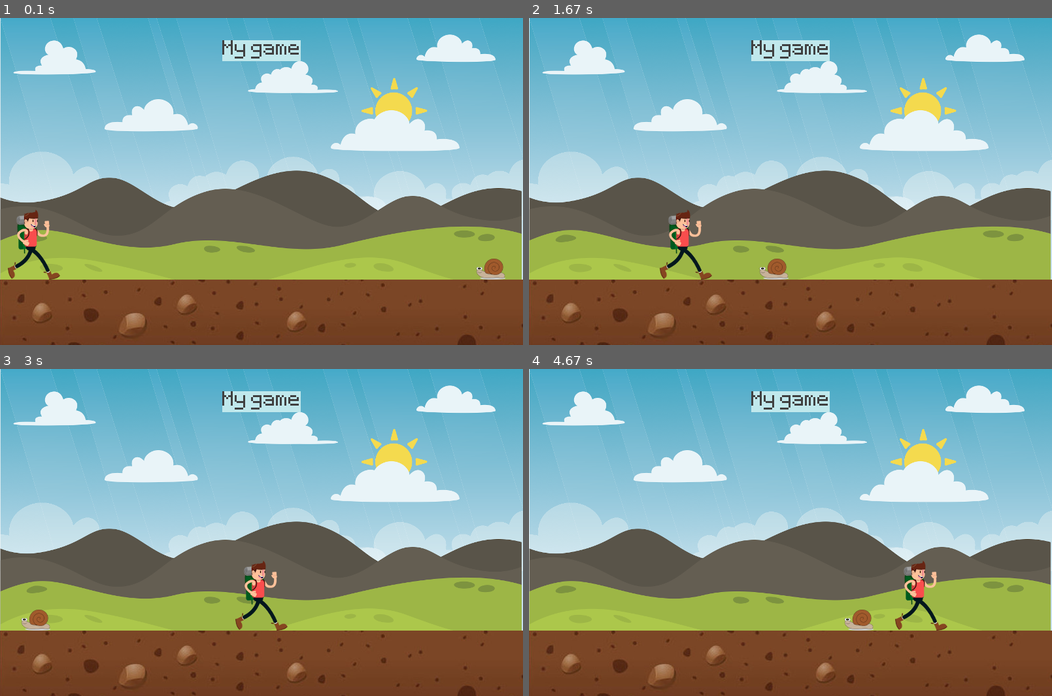
Above: before the commit, frames 1-4 (two rows, left to right).
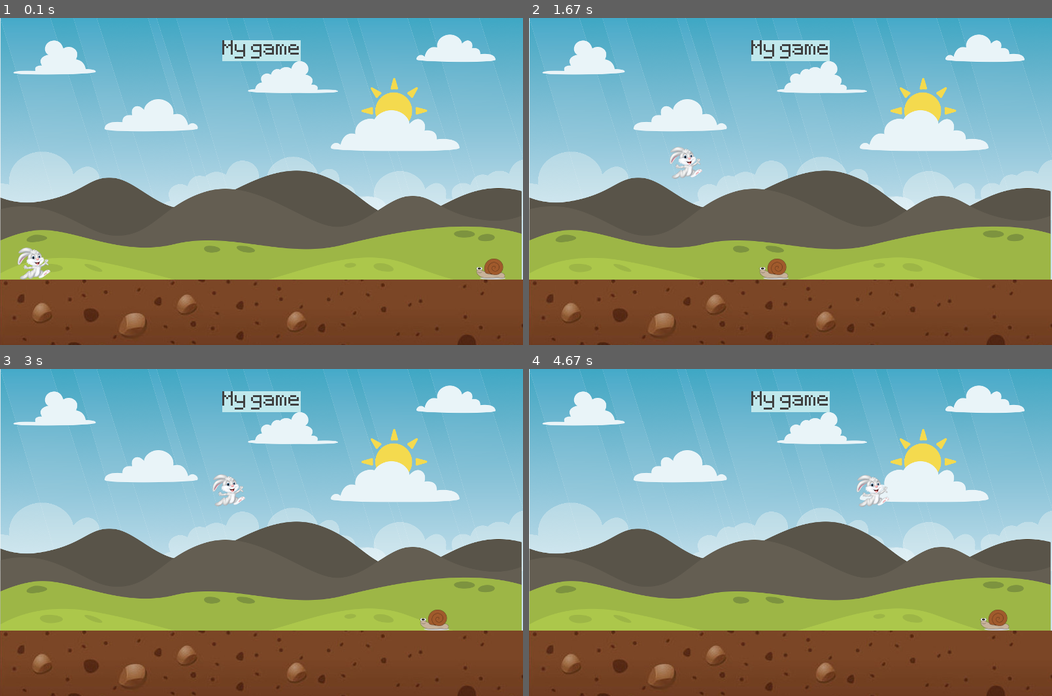
Above: after the commit, the same moments.

Repository: mkassy/pygame-intro
Game: pygame game, started from intro.py
Same seed, same stepped clock (60 frames per second), same inputs: the game is played once before the commit and once after it.
Inputs (mouse positions are in pixels of both pictures, inside the frame that each line leads up to):
- Up to frame 1 (0.1 s): no input
- Up to frame 2 (1.67 s): press the mouse at (581, 263) at 0.37 s; move the mouse to (675, 178) at 0.47 s; release the mouse at (769, 93) at 0.6 s; press the mouse at (649, 263) at 1.2 s; move the mouse to (664, 194) at 1.3 s; release the mouse at (680, 129) at 1.43 s; click (675, 138) at 1.55 s
- Up to frame 3 (3 s): hold Space 1.83-2.3 s; tap Space at 2.33, 2.67 s
- Up to frame 4 (4.67 s): tap Space at 3.07, 3.37, 3.9, 4.2 s; press the mouse at (848, 614) at 4.37 s; move the mouse to (837, 529) at 4.47 s; release the mouse at (821, 444) at 4.6 s

The runs differ from the first frame. In frame 1, 0.9% of the frame differs, in the area x 1-12%, y 58-80%; in frame 2, 1.0%; in frame 3, 1.5%, in the area x 4-86%, y 32-80%; in frame 4, 1.5%.

Commit message:
Added jump and while game_active.

Diff:
--- a/intro.py
+++ b/intro.py
@@ -7,6 +7,7 @@
 pygame.display.set_caption('Runner')
 clock = pygame.time.Clock()
 test_font = pygame.font.Font('pixeltype/Pixeltype.ttf', 50) # arguments: font type, font size
+game_active = True
 
 sky_surf = pygame.image.load('graphics/sky.png').convert() # convert alpha removes alpha values
 soil_surf = pygame.image.load('graphics/soil.jpg').convert() # convert makes game run faster
@@ -17,41 +18,58 @@
 snail_surf = pygame.image.load('graphics/snail.png').convert_alpha()
 snail_rect = snail_surf.get_rect(bottomright = (800,400))
 
-player_surf = pygame.image.load('graphics/hiker.png').convert_alpha()
+player_surf = pygame.image.load('graphics/bunny.png').convert_alpha()
 player_rect = player_surf.get_rect(midbottom = (40,400))
+player_gravity = 0
 
 while True:
     for event in pygame.event.get():
         if event.type == pygame.QUIT:
             pygame.quit()
             exit()
-        # if event.type == pygame.MOUSEMOTION:
-        #     if player_rect.collidepoint(event.pos): print('collision')
 
-    # draw all our elements
-    screen.blit(sky_surf, (0,0))
-    screen.blit(soil_surf, (0,400))
-    pygame.draw.rect(screen,'#c0e8ec', score_rect) # takes 3+ arguments
-    pygame.draw.rect(screen, '#c0e8ec', score_rect, 10) # 4th arg is line width, 5th is border rounding
-    # pygame.draw.line(screen, 'gold', (0,0), pygame.mouse.get_pos(), width=5)
-    # pygame.draw.ellipse(screen, 'brown', pygame.Rect(50,200,100,100)) # pygame.Rect() arguments: left, top, width, height
+        if game_active:
+            if event.type == pygame.MOUSEBUTTONDOWN:
+                if player_rect.collidepoint(event.pos) and player_rect.bottom >= 400:
+                    player_gravity = -20
 
-    screen.blit(score_surf, score_rect)
-    snail_rect.x -= 4
-    if snail_rect.right <= 0: snail_rect.left = 800
-    screen.blit(snail_surf, snail_rect)
-    player_rect.left += 2
-    if player_rect.left > 800: player_rect.right = 40
-    screen.blit(player_surf,player_rect)
+            elif event.type == pygame.KEYDOWN:
+                if event.key == pygame.K_SPACE and player_rect.bottom >= 400:
+                    player_gravity = -20
+        else:
+            if event.type == pygame.KEYDOWN and event.key == pygame.K_SPACE:
+                game_active = True
+                snail_rect.left = 800
 
-    # if player_rect.colliderect(snail_rect):
-    #     collision_text = test_font.render('Collision!!!', False, 'red')
-    #     screen.blit(collision_text, (200,300))
+    if game_active:
+        # draw all our elements
+        screen.blit(sky_surf, (0,0))
+        screen.blit(soil_surf, (0,400))
+        pygame.draw.rect(screen,'#c0e8ec', score_rect) # takes 3+ arguments
+        pygame.draw.rect(screen, '#c0e8ec', score_rect, 10) # 4th arg is line width, 5th is border rounding
+        # pygame.draw.line(screen, 'gold', (0,0), pygame.mouse.get_pos(), width=5)
+        # pygame.draw.ellipse(screen, 'brown', pygame.Rect(50,200,100,100)) # pygame.Rect() arguments: left, top, width, height
 
-    # mouse_pos = pygame.mouse.get_pos()
-    # if player_rect.collidepoint((mouse_pos)):
-    #     print(pygame.mouse.get_pressed())
+        screen.blit(score_surf, score_rect)
+        snail_rect.x -= 4
+        if snail_rect.right <= -100: snail_rect.left = 800
+        screen.blit(snail_surf, snail_rect)
 
+        # Player
+        player_gravity += 1
+        player_rect.y += player_gravity
+        if player_rect.bottom >= 400: player_rect.bottom = 400
+        player_rect.left += 2
+        if player_rect.left > 800: player_rect.right = 40
+        screen.blit(player_surf,player_rect)
+
+        # collision
+        if snail_rect.colliderect(player_rect):
+            game_active = False
+    else:
+        screen.fill('Yellow')
+        game_over = test_font.render('GAME OVER!!!', False, 'red')
+        screen.blit(game_over,(300,200))
 
     # update everything
     pygame.display.update()
Binary file added: graphics/bunny.png
Not shown, changed: .DS_Store
Not shown, changed: graphics/.DS_Store
